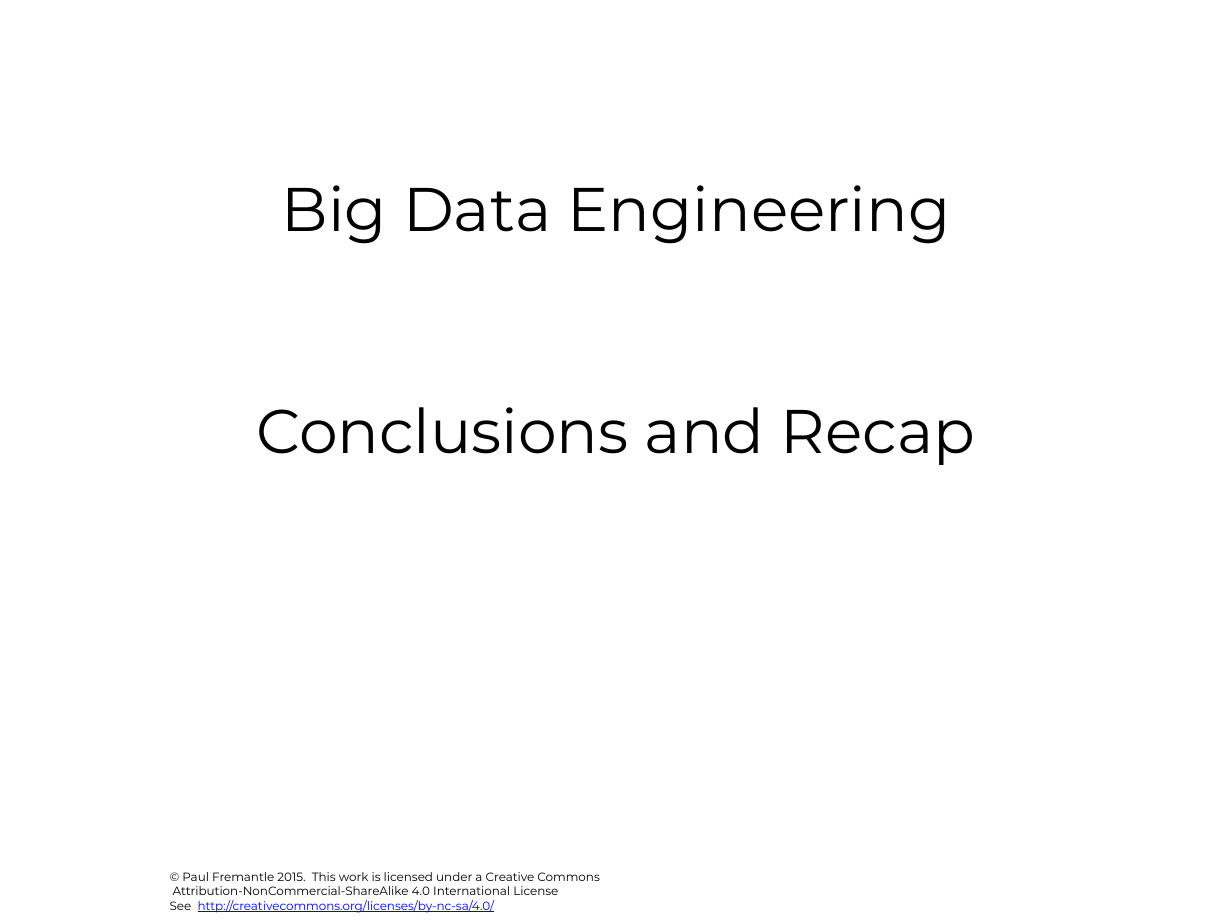
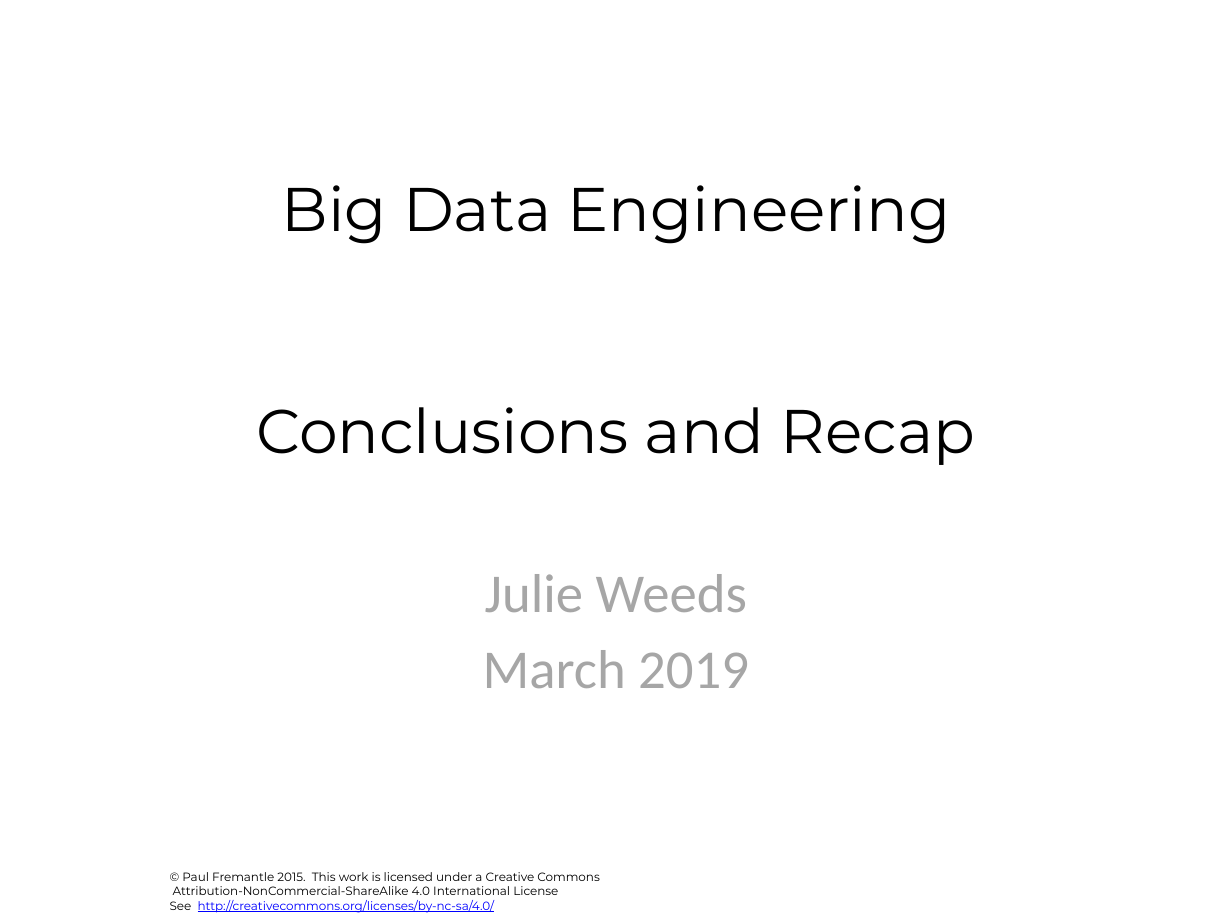
Before and after one commit to julieweeds/BigData, a slide deck: slide 1 of pres-source/11-recap-and-architecture.pptx. Drawn at 1232x924 pixels with LibreOffice and Linux fonts; fonts in the diff are those of the drawing; background and template pictures are left out. Boxes give left, top, right and bottom in pixels: in the first picture for what was removed or moved away, otherwise in the second. Text is boxed around its words. In the diff, an @@ line names an element or a change of style, - is before the commit and + after.

```diff
--- a/pres-source/11-recap-and-architecture.pptx
+++ b/pres-source/11-recap-and-architecture.pptx
@@ text added at (x1=483, y1=574, x2=749, y2=688), 32 pt, text #A6A6A6 @@
+Julie Weeds
+March 2019
```
Also in this commit, not shown: 3 other slides changed, 1 slide added, 6 slides removed, 12 other files.
